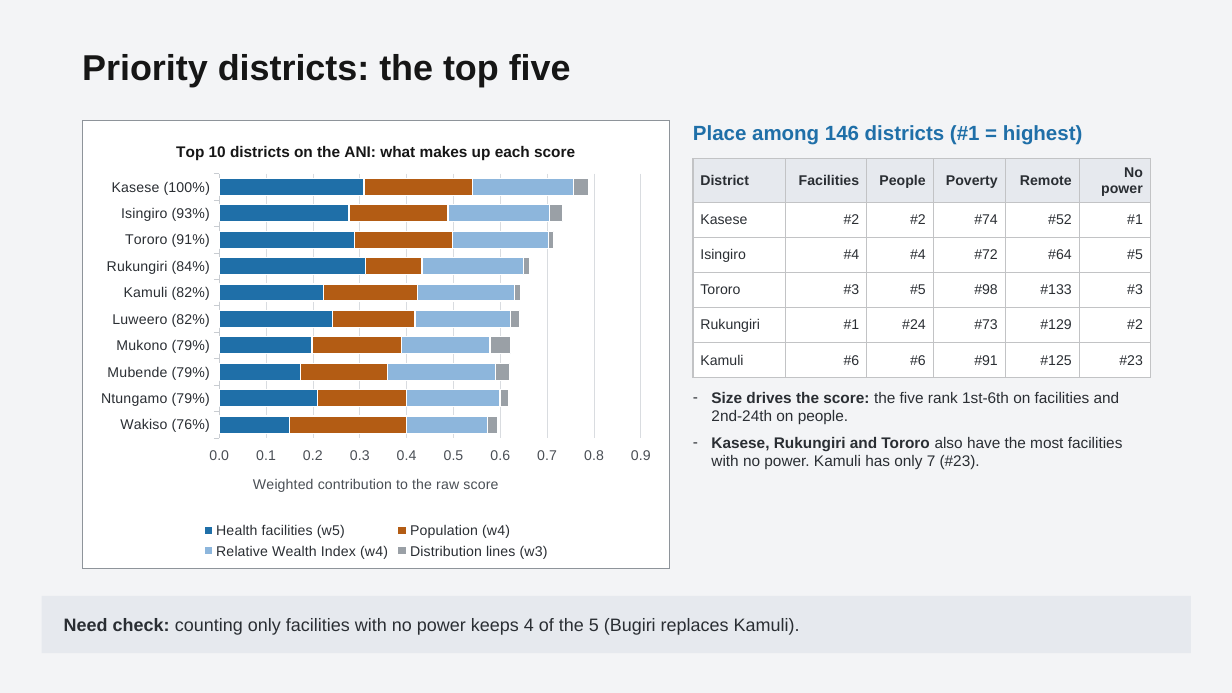
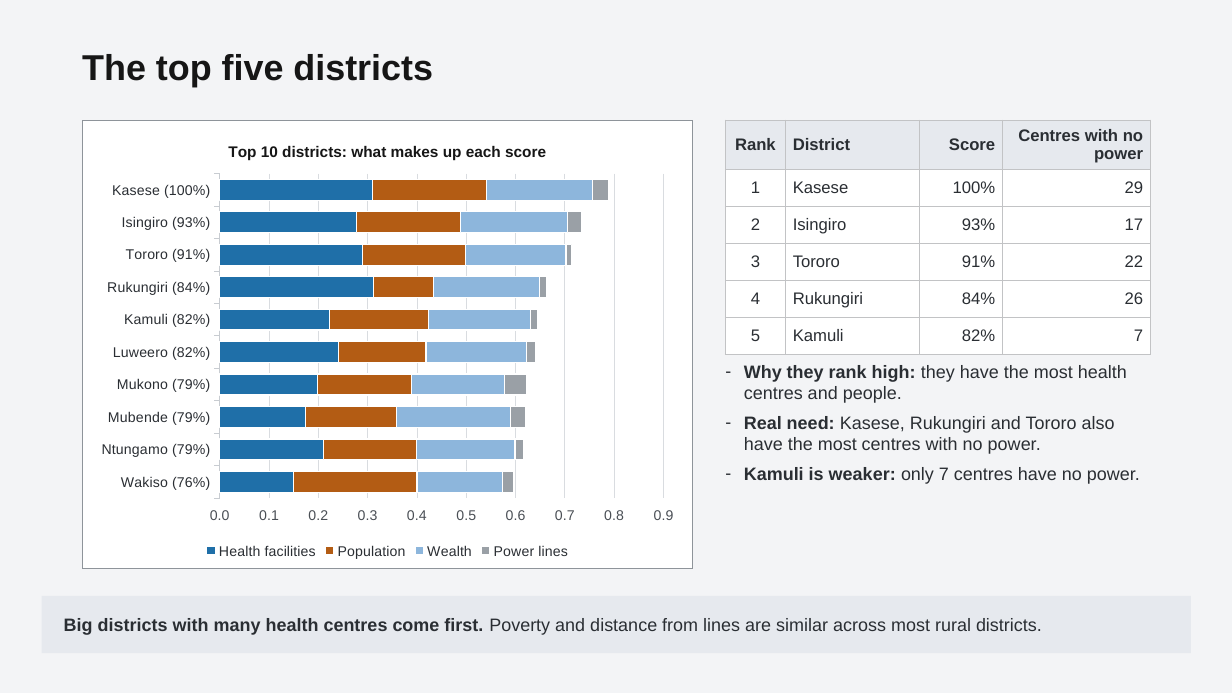
Before and after one commit to chilalaabubakar/EDA, a slide deck: slide 5 of presentation/Case_Study_4_Healthcare_Electrification_Uganda.pptx (slide 7 before the commit). Drawn at 1232x693 pixels with LibreOffice and Linux fonts; fonts in the diff are those of the drawing. Boxes give left, top, right and bottom in pixels: in the first picture for what was removed or moved away, otherwise in the second. Text is boxed around its words. In the diff, an @@ line names an element or a change of style, - is before the commit and + after.

```diff
--- a/presentation/Case_Study_4_Healthcare_Electrification_Uganda.pptx
+++ b/presentation/Case_Study_4_Healthcare_Electrification_Uganda.pptx
@@ text at box(82, 54, 433, 87): text changed @@
-Priority districts: the top five
+The top five districts
@@ rectangle: place and size @@
-rectangle at box(82, 120, 669, 568)
+rectangle at box(82, 120, 692, 568)
@@ bar stacked chart at box(90, 126, 686, 563) @@
@@ title "Top 10 districts on the ANI: what makes up each score" to "Top 10 districts: what makes up each score" @@
-Health facilities (w5): 0.15, 0.21, 0.17, 0.2, 0.24, 0.22, 0.31, 0.29, 0.28, 0.31
+Health facilities: 0.15, 0.21, 0.17, 0.2, 0.24, 0.22, 0.31, 0.29, 0.28, 0.31
-Population (w4): 0.25, 0.19, 0.18, 0.19, 0.18, 0.2, 0.12, 0.21, 0.21, 0.23
+Population: 0.25, 0.19, 0.18, 0.19, 0.18, 0.2, 0.12, 0.21, 0.21, 0.23
-Relative Wealth Index (w4): 0.17, 0.2, 0.23, 0.19, 0.2, 0.21, 0.22, 0.2, 0.22, 0.21
+Wealth: 0.17, 0.2, 0.23, 0.19, 0.2, 0.21, 0.22, 0.2, 0.22, 0.21
-Distribution lines (w3): 0.02, 0.02, 0.03, 0.04, 0.02, 0.01, 0.01, 0.01, 0.03, 0.03
+Power lines: 0.02, 0.02, 0.03, 0.04, 0.02, 0.01, 0.01, 0.01, 0.03, 0.03
@@ value axis title "Weighted contribution to the raw score" to "" @@
@@ bar stacked chart: place and size @@
-bar stacked chart at box(90, 126, 663, 563)
+bar stacked chart at box(90, 126, 686, 563)
@@ text removed at box(693, 125, 1083, 145) @@
-Place among 146 districts (#1 = highest)
@@ table added at box(726, 120, 1151, 345), 6 rows, 4 columns @@
+Rank | District | Score | Centres with no power
+1 | Kasese | 100% | 29
+2 | Isingiro | 93% | 17
+3 | Tororo | 91% | 22
+4 | Rukungiri | 84% | 26
+5 | Kamuli | 82% | 7
@@ table removed at box(693, 159, 1151, 370), 6 rows, 6 columns @@
-District | Facilities | People | Poverty | Remote | No power
-Kasese | #2 | #2 | #74 | #52 | #1
-Isingiro | #4 | #4 | #72 | #64 | #5
-Tororo | #3 | #5 | #98 | #133 | #3
-Rukungiri | #1 | #24 | #73 | #129 | #2
-Kamuli | #6 | #6 | #91 | #125 | #23
@@ text at box(744, 365, 1140, 484): text changed; size 12 to 14 pt @@
-– Size drives the score: the five rank 1st-6th on facilities and 2nd-24th on people.
-– Kasese, Rukungiri and Tororo also have the most facilities with no power. Kamuli has only 7 (#23).
+– Why they rank high: they have the most health centres and people.
+– Real need: Kasese, Rukungiri and Tororo also have the most centres with no power.
+– Kamuli is weaker: only 7 centres have no power.
@@ text at box(64, 618, 1042, 635): text changed @@
-Need check: counting only facilities with no power keeps 4 of the 5 (Bugiri replaces Kamuli).
+Big districts with many health centres come first. Poverty and distance from lines are similar across most rural districts.
```
Also in this commit, not shown: 6 other slides changed, 2 slides added, 8 slides removed, 2 other files.
